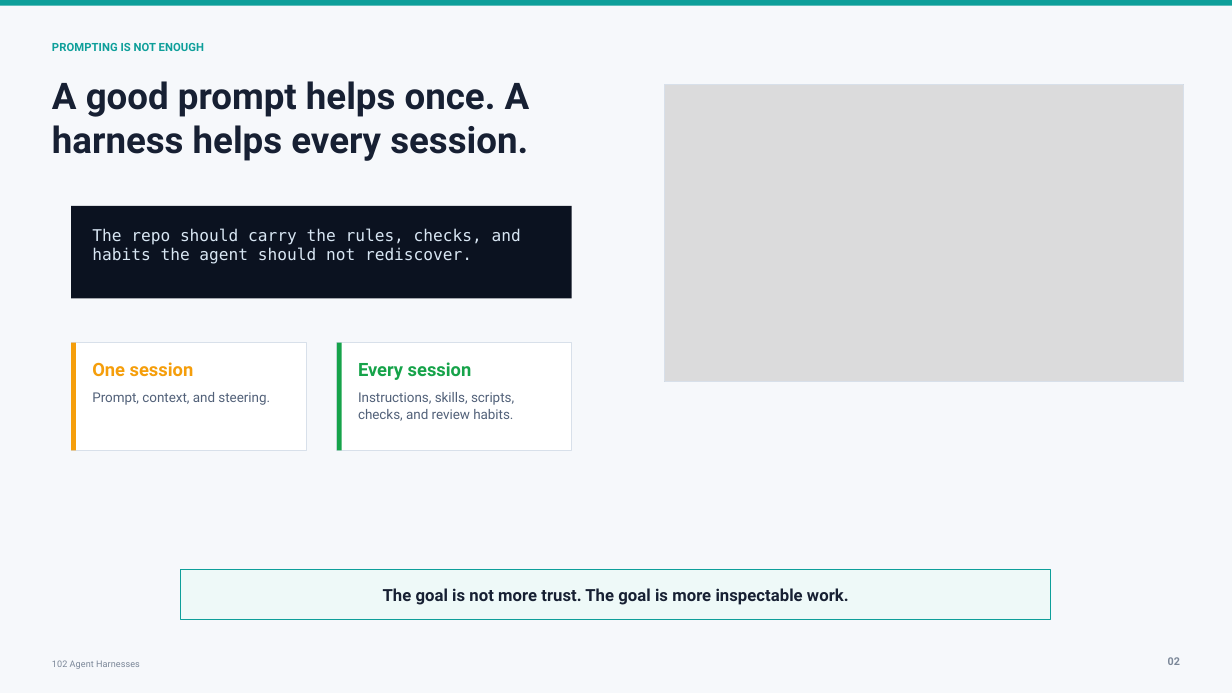
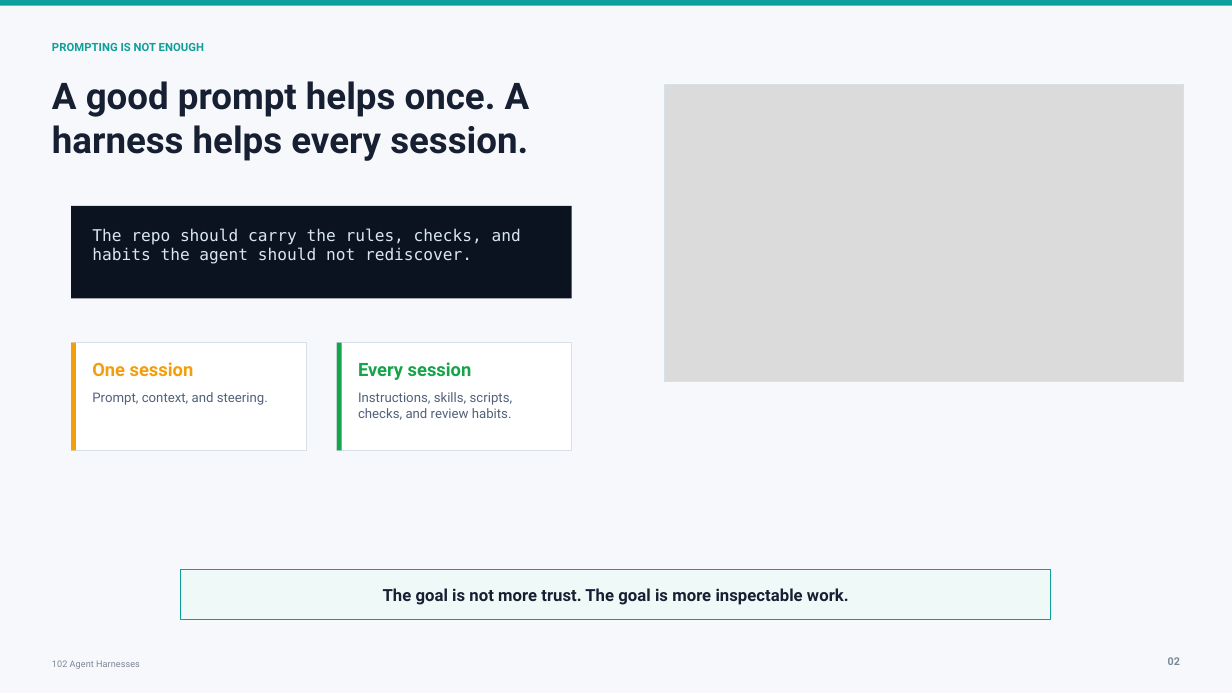
Before and after one commit to Cmcd9155/101-ai-basics-for-developers-presentation, a slide deck: slide 2 of presentations/102/deck/102-agent-harnesses.pptx. Drawn at 1232x693 pixels with LibreOffice and Linux fonts; fonts in the diff are those of the drawing; grey boxes stand for pictures. Boxes give left, top, right and bottom in pixels: in the first picture for what was removed or moved away, otherwise in the second. Text is boxed around its words. In the diff, an @@ line names an element or a change of style, - is before the commit and + after.

```diff
--- a/presentations/102/deck/102-agent-harnesses.pptx
+++ b/presentations/102/deck/102-agent-harnesses.pptx
@@ text "Prompt, context, and steering." at [92,392,268,405]: size 10.5 to 10.3 pt @@
@@ text "Instructions, skills, scripts, checks, and ..." at [358,392,513,420]: size 10.5 to 10.3 pt @@
```
Also in this commit, not shown: 11 other slides changed, 18 other files.
